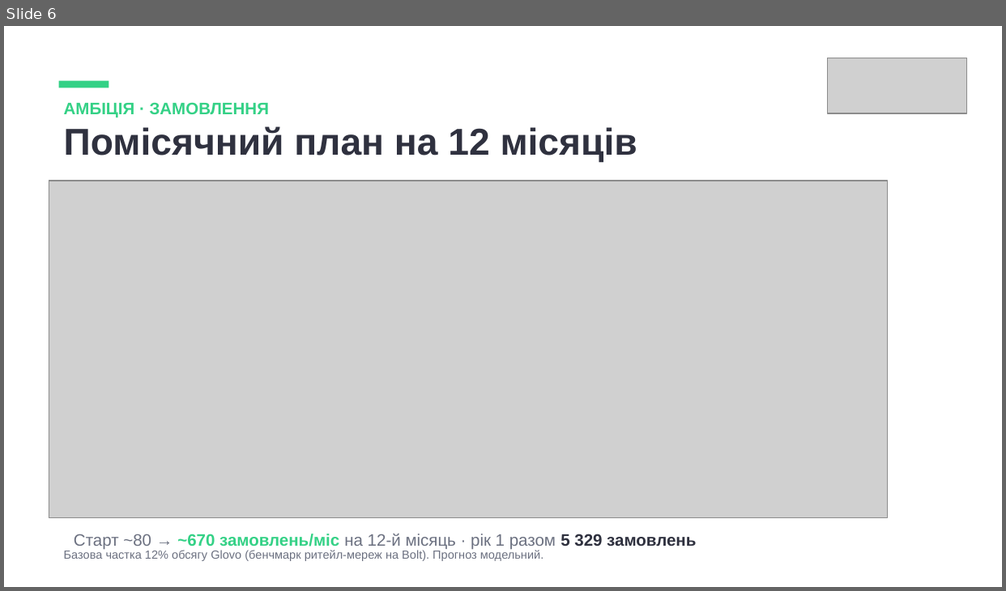
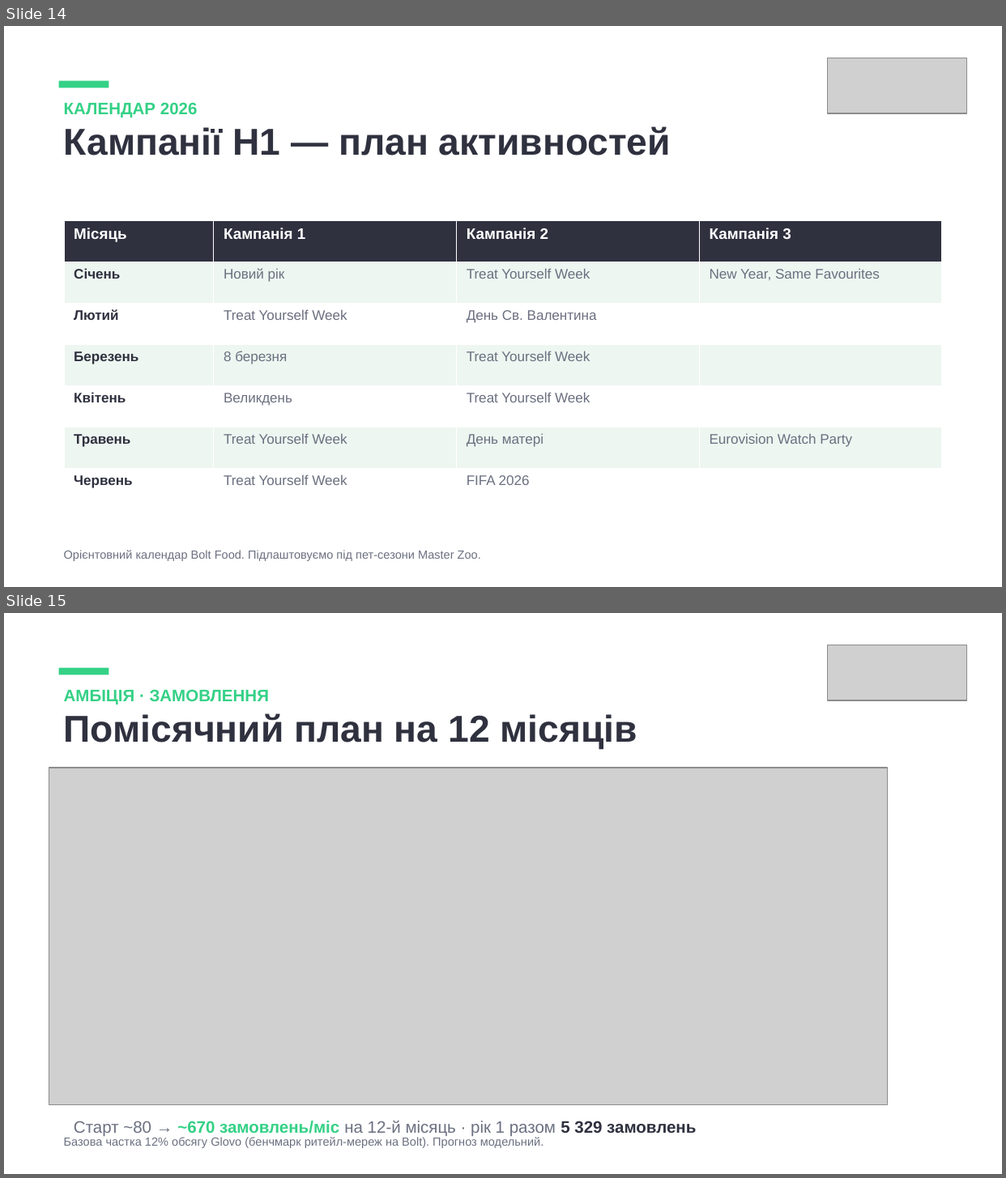
Before and after one commit to yuliianikolaieva/getplaced-report, a slide deck: Master-Zoo-Bolt-Food-Partnership.pptx. Shown one above the other, each under a label of ours: slide 6 before the commit, slides 14 and 15 after it. The pictures are 1006x591 and 1006x1178 pixels, drawn with LibreOffice and Linux fonts; fonts in the diff are those of the drawing; grey boxes stand for pictures. Boxes give left, top, right and bottom in pixels: in the first picture for what was removed or moved away, otherwise in the second. Text is boxed around its words. In the diff, an @@ line names an element or a change of style, - is before the commit and + after.

```diff
--- a/Master-Zoo-Bolt-Food-Partnership.pptx
+++ b/Master-Zoo-Bolt-Food-Partnership.pptx
@@ slide 14 added at [4, 26, 1002, 587], background #FFFFFF @@
@@ picture added at [827, 58, 967, 113] @@
@@ rectangle added at [59, 81, 108, 88], fill #34D186 @@
@@ text added at [64, 102, 671, 156], 27 pt, text #2F313F, bold @@
+КАЛЕНДАР 2026
+Кампанії H1 — план активностей
@@ table added at [64, 220, 941, 510], 7 rows, 4 columns @@
+Місяць | Кампанія 1 | Кампанія 2 | Кампанія 3
+Січень | Новий рік | Treat Yourself Week | New Year, Same Favourites
+Лютий | Treat Yourself Week | День Св. Валентина | 
+Березень | 8 березня | Treat Yourself Week | 
+Квітень | Великдень | Treat Yourself Week | 
+Травень | Treat Yourself Week | День матері | Eurovision Watch Party
+Червень | Treat Yourself Week | FIFA 2026 | 
@@ text added at [64, 550, 481, 561], 8.5 pt, text #6B7080 @@
+Орієнтовний календар Bolt Food. Підлаштовуємо під пет-сезони Master Zoo.
@@ what was slide 6 is now slide 15 @@
```
Also in this commit, not shown: 1 slide changed, 8 other slides added, 2 other files.
